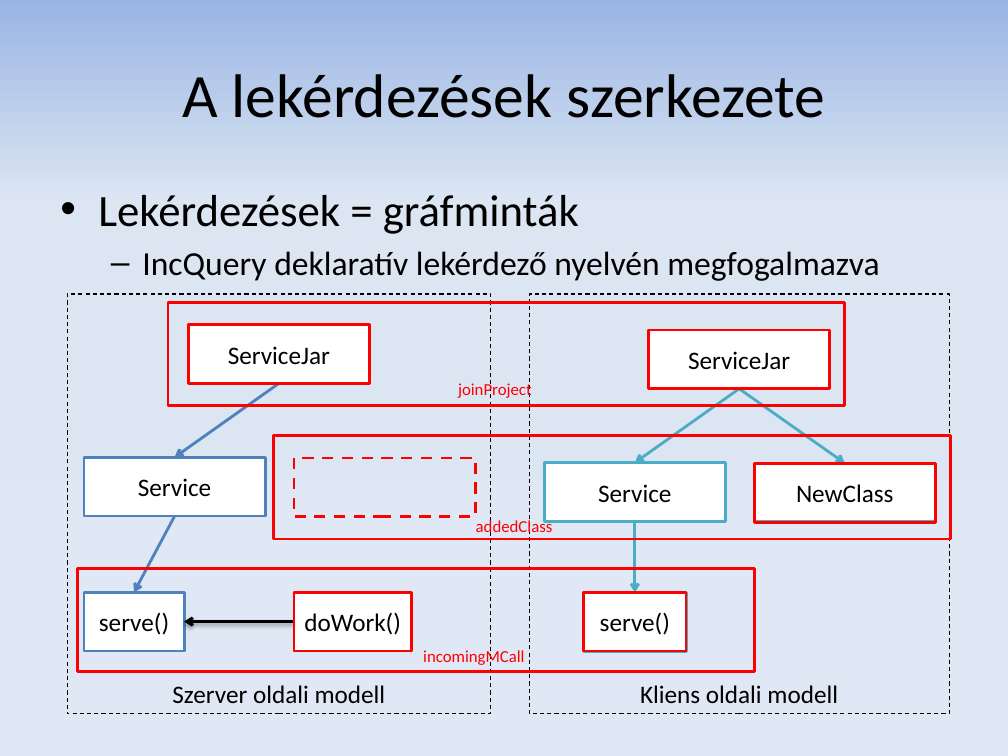
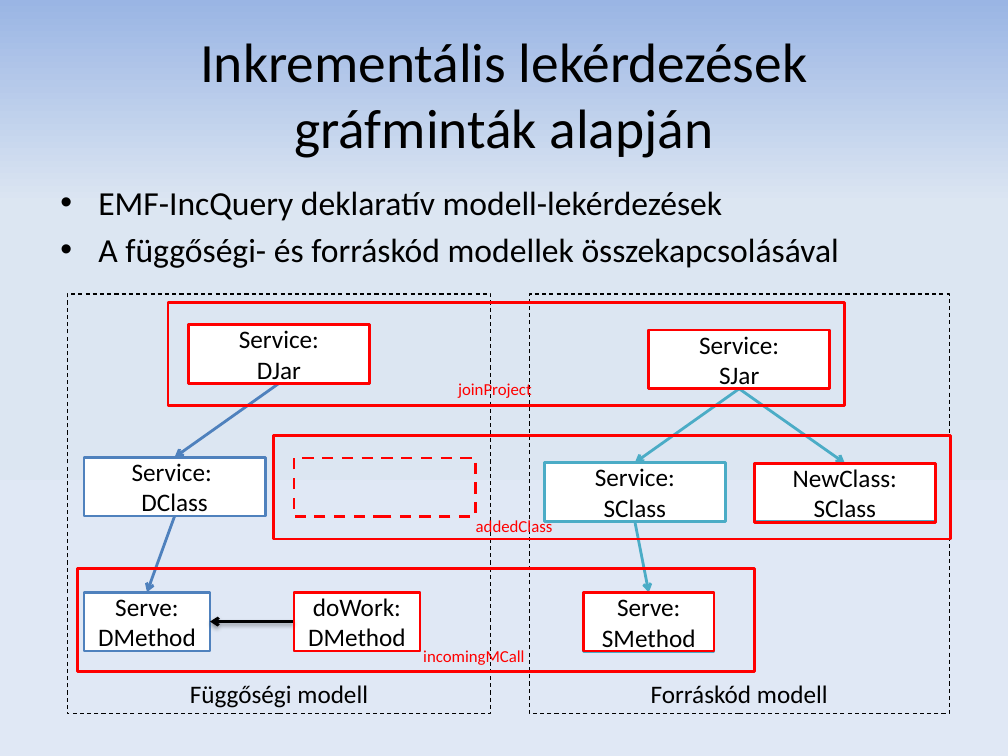
Before and after one commit to donat/incquery-deps, a slide deck: slide 13 of incquery-deps-documentation/presentation/tdk_pres_hu_v2.pptx (slide 12 before the commit). Drawn at 1008x756 pixels with LibreOffice and Linux fonts; fonts in the diff are those of the drawing. Boxes give left, top, right and bottom in pixels: in the first picture for what was removed or moved away, otherwise in the second. Text is boxed around its words. In the diff, an @@ line names an element or a change of style, - is before the commit and + after.

```diff
--- a/incquery-deps-documentation/presentation/tdk_pres_hu_v2.pptx
+++ b/incquery-deps-documentation/presentation/tdk_pres_hu_v2.pptx
@@ title at (x1=200, y1=43, x2=808, y2=158): text changed; size 44 to 39.6 pt @@
-A lekérdezések szerkezete
+Inkrementális lekérdezések
+gráfminták alapján
@@ text at (x1=98, y1=191, x2=839, y2=268): text changed @@
-• Lekérdezések = gráfminták
-  – IncQuery deklaratív lekérdező nyelvén megfogalmazva
+• EMF-IncQuery deklaratív modell-lekérdezések
+• A függőségi- és forráskód modellek összekapcsolásával
@@ text in rectangle at (x1=239, y1=330, x2=319, y2=385): text changed @@
-ServiceJar
+Service:
+DJar
@@ text in rectangle at (x1=699, y1=336, x2=779, y2=391): text changed @@
-ServiceJar
+Service:
+SJar
@@ text in rectangle at (x1=132, y1=463, x2=212, y2=518): text changed @@
-Service
+Service:
+DClass
@@ text in rectangle at (x1=595, y1=468, x2=675, y2=523): text changed @@
-Service
+Service:
+SClass
@@ text in rectangle at (x1=793, y1=469, x2=897, y2=524): text changed @@
-NewClass
+NewClass:
+SClass
@@ arrow moved from (174, 516) - (134, 593) to (174, 516) - (147, 593) @@
@@ arrow moved from (635, 521) - (635, 593) to (635, 521) - (649, 593) @@
@@ rectangle "Serve: DMethod" resized from (x1=84, y1=593, x2=183, y2=651) to (x1=84, y1=593, x2=210, y2=651) @@
@@ text in rectangle at (x1=98, y1=599, x2=196, y2=652): text changed @@
-serve()
+Serve: DMethod
@@ rectangle resized from (x1=294, y1=592, x2=412, y2=650) to (x1=294, y1=592, x2=420, y2=650) @@
@@ rectangle "doWork: DMethod" resized from (x1=294, y1=593, x2=412, y2=651) to (x1=294, y1=593, x2=420, y2=651) @@
@@ text in rectangle at (x1=308, y1=598, x2=406, y2=652): text changed @@
-doWork()
+doWork: DMethod
@@ rectangle resized from (x1=584, y1=593, x2=686, y2=651) to (x1=584, y1=593, x2=715, y2=651) @@
@@ rectangle "Serve:" resized from (x1=584, y1=593, x2=686, y2=651) to (x1=584, y1=593, x2=714, y2=651) @@
@@ text in rectangle at (x1=602, y1=599, x2=696, y2=653): text changed @@
-serve()
+Serve:
+SMethod
@@ arrow moved from (294, 622) - (184, 622) to (294, 622) - (210, 622) @@
@@ text at (x1=190, y1=685, x2=368, y2=708): text changed @@
-Szerver oldali modell
+Függőségi modell
@@ text at (x1=651, y1=685, x2=828, y2=703): text changed @@
-Kliens oldali modell
+Forráskód modell
```
Also in this commit, not shown: 11 other slides changed, 2 slides added.
